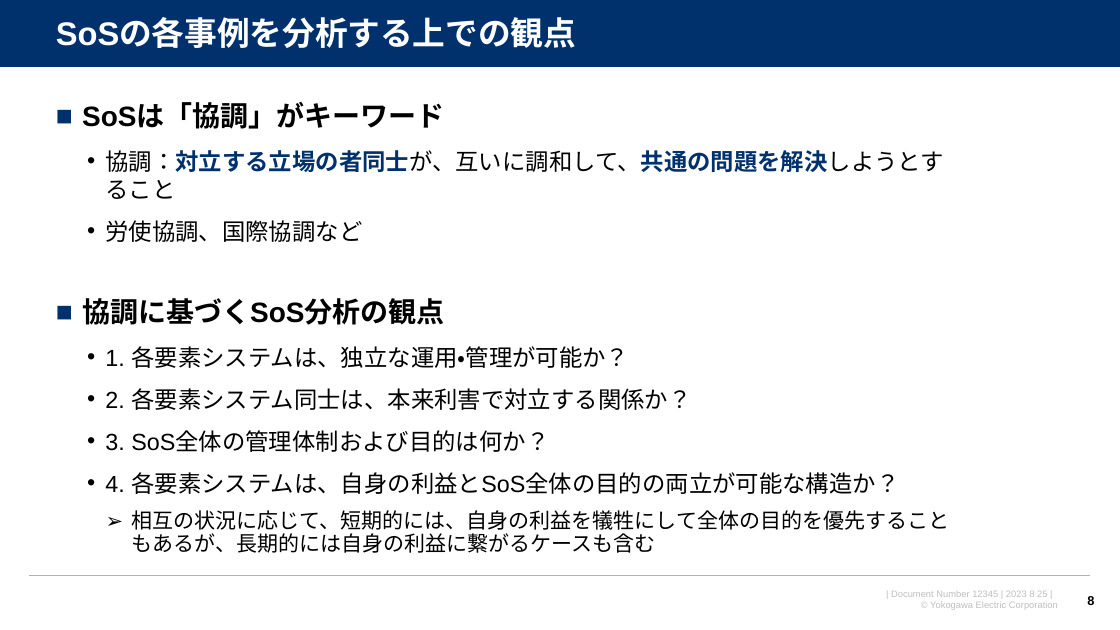
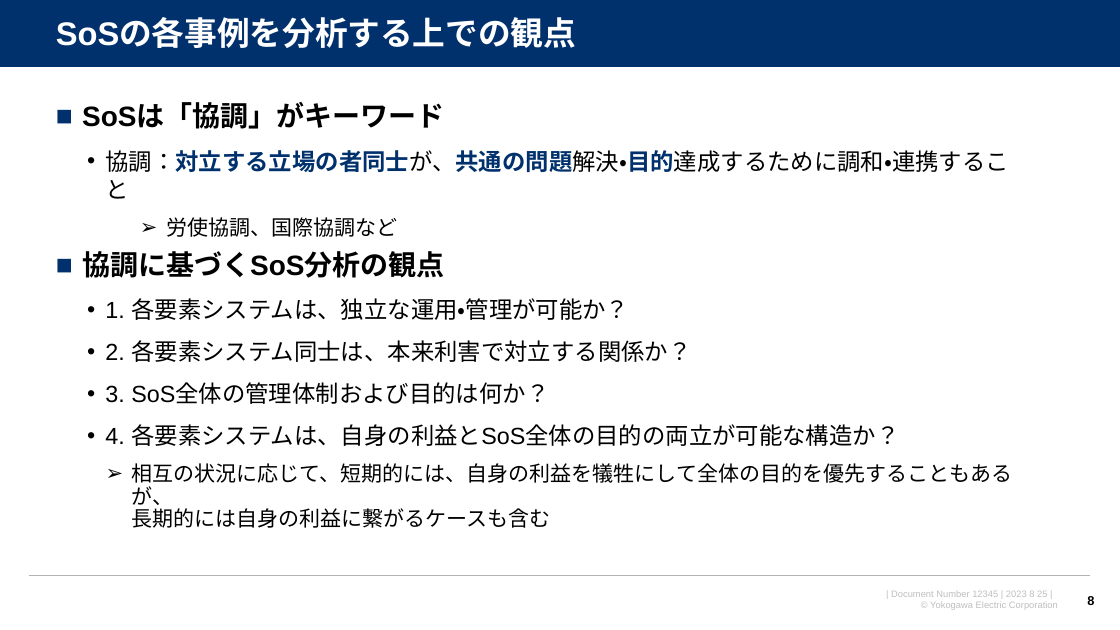
Before and after one commit to watarukumagai-git/opt, a slide deck: slide 8 of SoS/230825_SoS分科会第6回進め方のご相談_rev.0.pptx. Drawn at 1120x630 pixels with LibreOffice and Linux fonts; fonts in the diff are those of the drawing; background and template pictures are left out. Boxes give left, top, right and bottom in pixels: in the first picture for what was removed or moved away, otherwise in the second. Text is boxed around its words. In the diff, an @@ line names an element or a change of style, - is before the commit and + after.

```diff
--- a/SoS/230825_SoS分科会第6回進め方のご相談_rev.0.pptx
+++ b/SoS/230825_SoS分科会第6回進め方のご相談_rev.0.pptx
@@ text at [105,150,1009,199]: text changed @@
-  • 協調：対立する立場の者同士が、互いに調和して、共通の問題を解決しようとすること
+  • 協調：対立する立場の者同士が、共通の問題解決・目的達成するために調和・連携すること
@@ text at [166,217,397,237]: size 20 to 18 pt in "労使協調、国際協調など"; bullet • to ➢; list level 2 to 3 in "労使協調、国際協調など"; line spacing 1 to 0.9 @@
@@ text at [132,463,1012,528]: spaces changed @@
-    ➢ 相互の状況に応じて、短期的には、自身の利益を犠牲にして全体の目的を優先することもあるが、長期的には自身の利益に繋がるケースも含む
+    ➢ 相互の状況に応じて、短期的には、自身の利益を犠牲にして全体の目的を優先することもあるが、
+      長期的には自身の利益に繋がるケースも含む
```
Also in this commit, not shown: 3 other slides changed.
